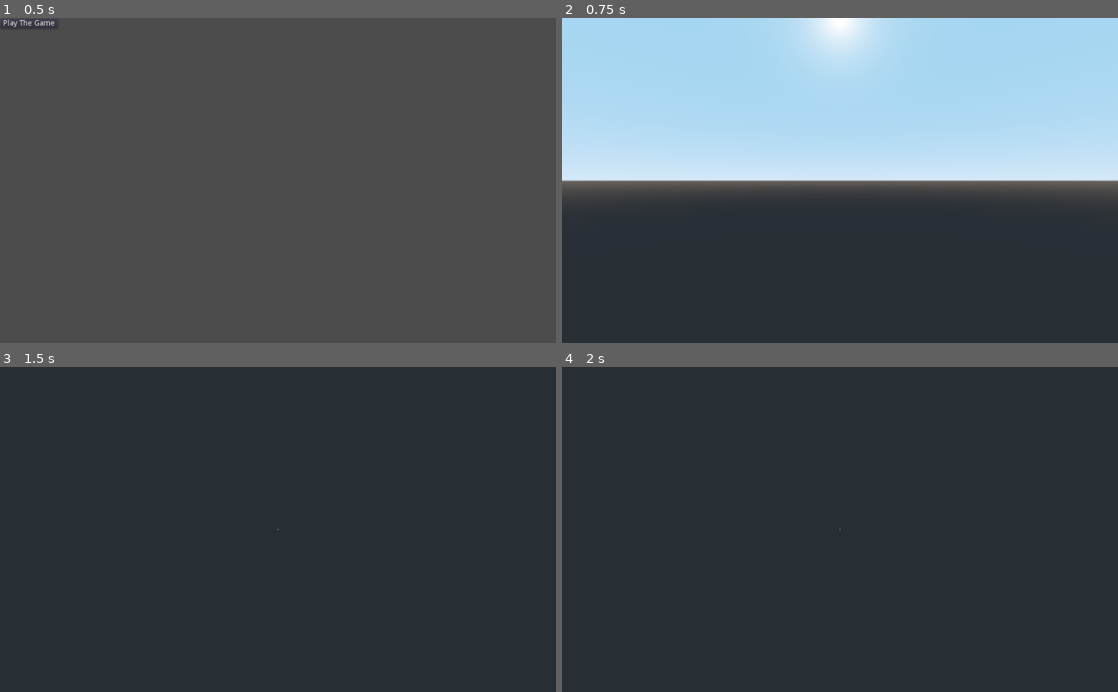
Above: before the commit, frames 1-4 (two rows, left to right).
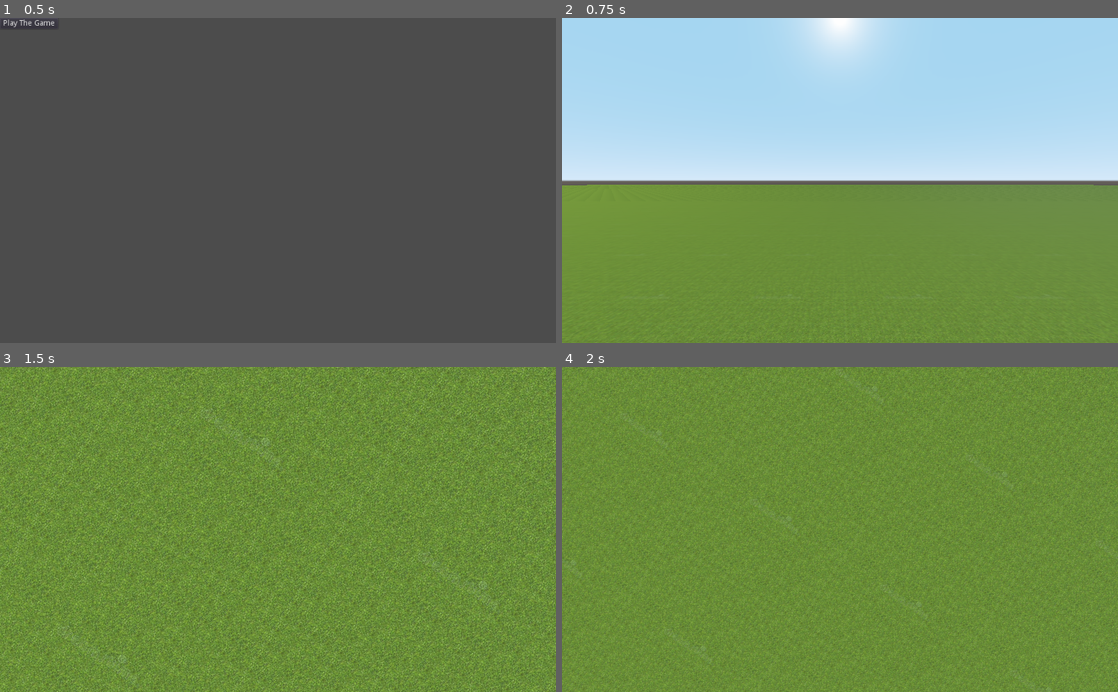
Above: after the commit, the same moments.

Repository: RyanCather/DoomClone2022
Game: Godot game, scene res://Main Menu.tscn
The game is run twice, just before and just after one commit, with the same random seed, the same clock (stepped at 60 frames per second) and the same inputs.
Inputs (mouse positions are in pixels of both pictures, inside the frame that each line leads up to):
- Up to frame 1 (0.5 s): no input
- Up to frame 2 (0.75 s): click "Play The Game" at 0.5 s
- Up to frame 3 (1.5 s): tap Enter at 1.25 s; move the mouse to (400, 513) at 1.27 s; hold D (player_right) from 1.28 s (still down)
- Up to frame 4 (2 s): keep holding D (player_right); tap Space (jump) at 1.52 s

Frame 1 is identical in both runs. In frame 2, 49% of the frame differs, in the area x 0-100%, y 51-100%; in frame 3, 100%, in the area x 0-100%, y 0-100%; in frame 4, 100%.

Commit message:
Changed name and camera position

Diff:
--- a/Doom.tscn
+++ b/Doom.tscn
@@ -16,7 +16,7 @@
 [node name="Doom" type="Spatial"]
 
 [node name="Player" parent="." instance=ExtResource( 2 )]
-transform = Transform( 1, 0, 0, 0, 0.5, 0, 0, 0, 1, 0, 0.5, 0 )
+transform = Transform( 1, 0, 0, 0, 0.5, 0, 0, 0, 1, 0, 1.5416, 0 )
 
 [node name="Floor" type="MeshInstance" parent="."]
 transform = Transform( 1, 0, 0, 0, 1, 0, 0, 0, 1, 0.0664701, 0.66261, -0.544743 )
--- a/Player.tscn
+++ b/Player.tscn
@@ -16,6 +16,6 @@
 shape = SubResource( 1 )
 
 [node name="Camera" type="Camera" parent="."]
-transform = Transform( 1, 0, 0, 0, 1, 0, 0, 0, 1, 0, 0.606594, 0 )
+transform = Transform( 2, 0, 0, 0, 2, 0, 0, 0, 2, 0, 1.18592, 0 )
 environment = ExtResource( 1 )
 current = true
--- a/project.godot
+++ b/project.godot
@@ -10,7 +10,7 @@
 
 [application]
 
-config/name="FPS"
+config/name="Doom Clone"
 run/main_scene="res://Main Menu.tscn"
 config/icon="res://icon.png"
 
